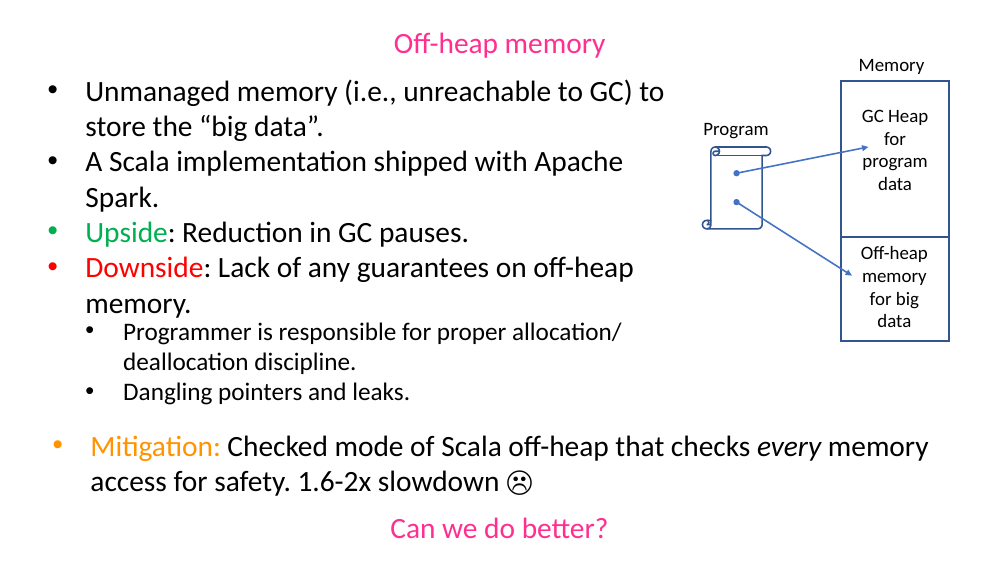
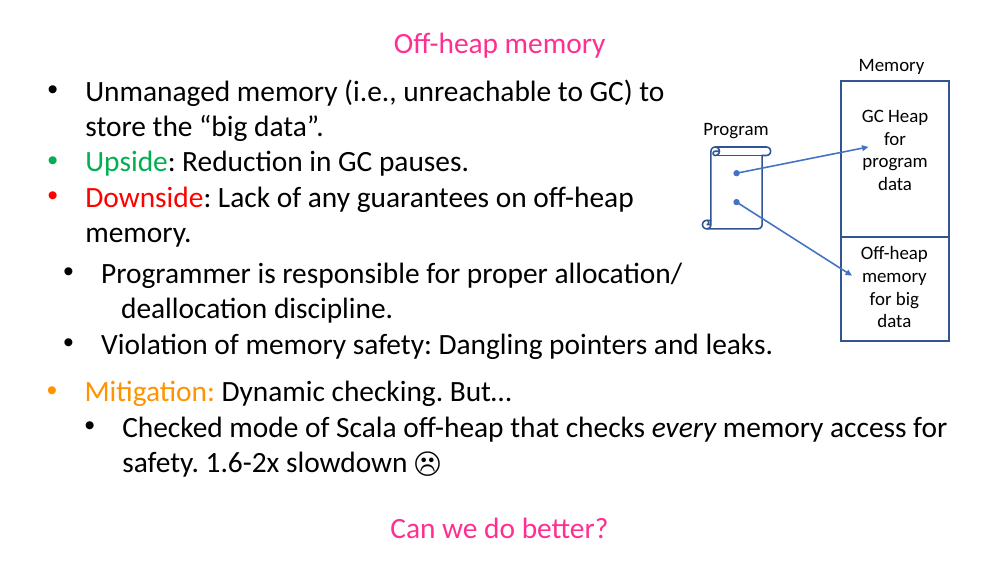
Before and after one commit to gowthamk/gowthamk.github.io, a slide deck: slide 9 of docs/ECOOP18.pptx. Drawn at 1008x567 pixels with LibreOffice and Linux fonts; fonts in the diff are those of the drawing. Boxes give left, top, right and bottom in pixels: in the first picture for what was removed or moved away, otherwise in the second. Text is boxed around its words. In the diff, an @@ line names an element or a change of style, - is before the commit and + after.

```diff
--- a/docs/ECOOP18.pptx
+++ b/docs/ECOOP18.pptx
@@ text at bbox=[85, 150, 623, 212]: paragraph removed @@
-• A Scala implementation shipped with Apache Spark.
@@ text "Programmer is responsible for proper ...": place and size @@
-text "Programmer is responsible for proper ..." at bbox=[123, 322, 621, 405]
+text "Programmer is responsible for proper ..." at bbox=[101, 262, 773, 359]
@@ text at bbox=[101, 262, 683, 323]: size 24 to 28 pt in "Programmer is responsible for proper allocation/ deallocatio ..." @@
@@ text at bbox=[101, 333, 773, 359]: text changed; size 24 to 28 pt @@
-  • Dangling pointers and leaks.
+  • Violation of memory safety: Dangling pointers and leaks.
@@ text at bbox=[85, 380, 947, 477]: text changed @@
-• Mitigation: Checked mode of Scala off-heap that checks every memory access for safety. 1.6-2x slowdown ☹️
+• Mitigation: Dynamic checking. But…
+  • Checked mode of Scala off-heap that checks every memory access for safety. 1.6-2x slowdown ☹️
```
Also in this commit, not shown: 7 other slides changed, 4 slides added, 1 slide removed.
